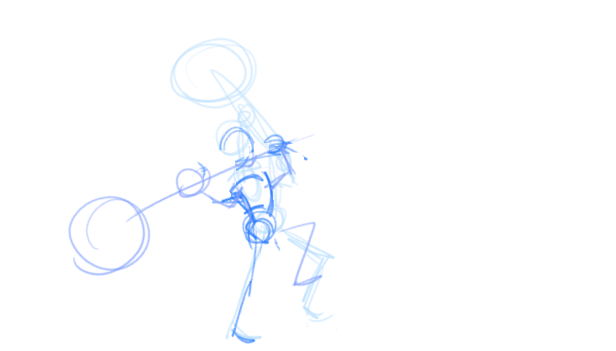
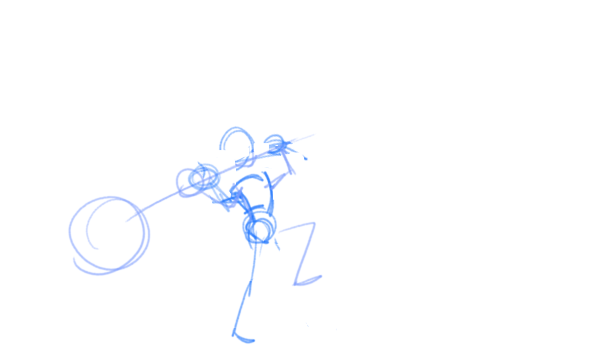
The second 616×351 image is a revision of the first. Changes to its layers:
painted on "Paint Layer 6" over [169, 64, 335, 341]
